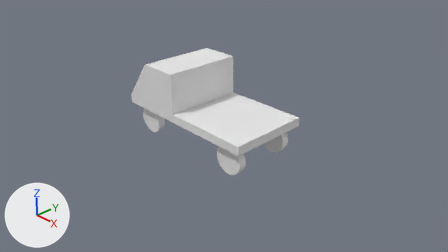
What one commit did to the Blender file orig/ute/ute.blend.
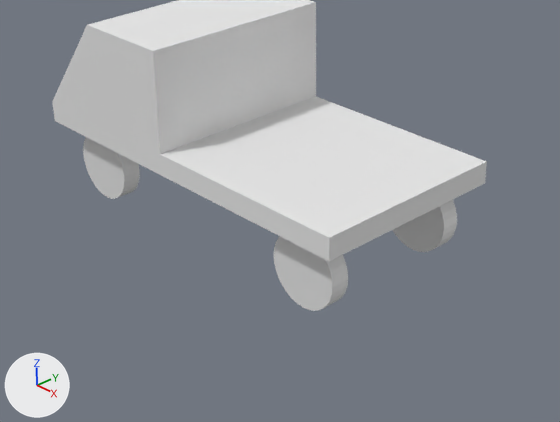
Each version is shown from the file's camera 'Camera', then close up on the part from 25% to 73% of the width and 22% to 87% of the height. Every picture has the same lights, and +X, +Y and +Z are marked at lower left.
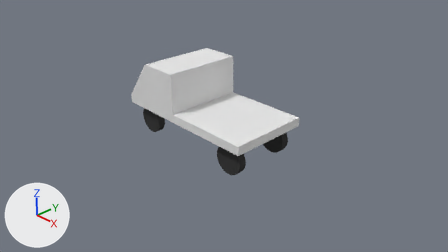
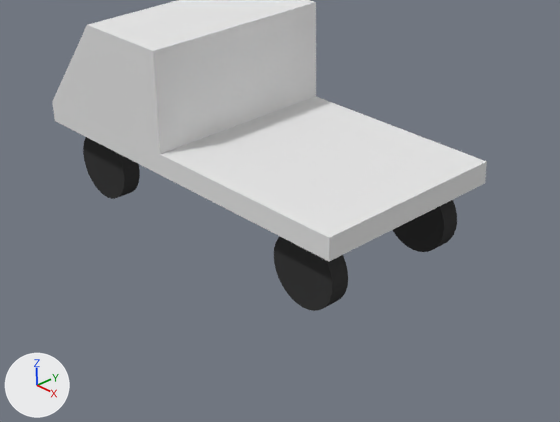
What differs and where, as boxes [x1, y1, x2, y2] in the close-ups (560 x 422 px):
'Cylinder.002', recoloured (grey to black): [274, 237, 348, 311] in both
'Cylinder.003', recoloured (grey to black): [83, 137, 140, 199] in both
'Cylinder.001', recoloured (grey to black): [393, 200, 457, 252] in both

The edits, one by one:
Material 'Wheel' (mat_wheel) is new.
Its base color is (0.047, 0.047, 0.047) (black #3d3d3d).
me_cylinder_003 has 66 vertices, 96 faces and spans x -1.0..1.0, y -1.0..1.0, z -1.0..1.0.
me_cylinder_003 now uses material mat_wheel (black #3d3d3d).
me_cylinder_002 has 66 vertices, 96 faces and spans x -1.0..1.0, y -1.0..1.0, z -1.0..1.0.
me_cylinder_002 now uses material mat_wheel (black #3d3d3d).
me_cylinder_001 has 66 vertices, 96 faces and spans x -1.0..1.0, y -1.0..1.0, z -1.0..1.0.
me_cylinder_001 now uses material mat_wheel (black #3d3d3d).
